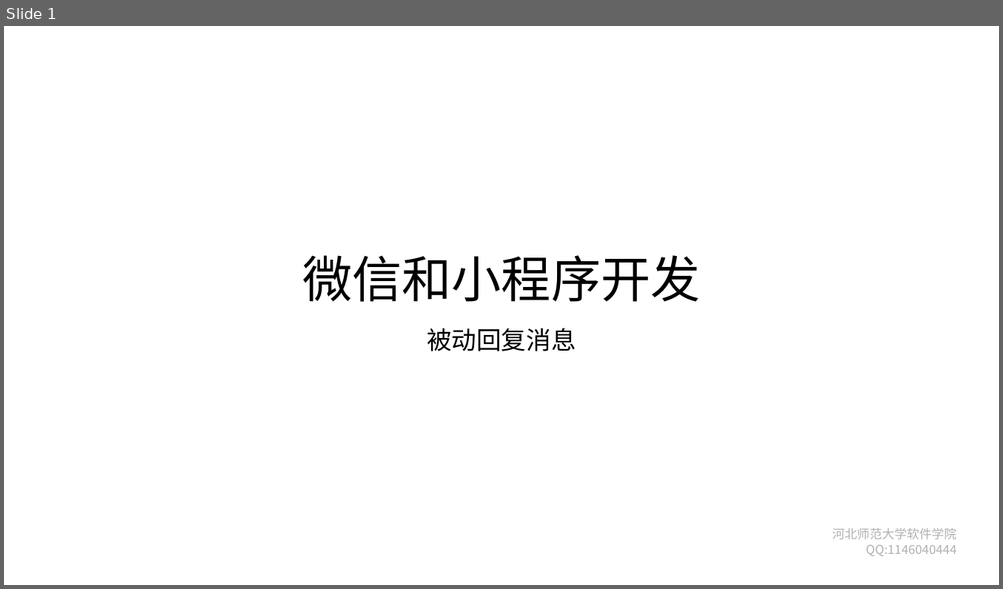
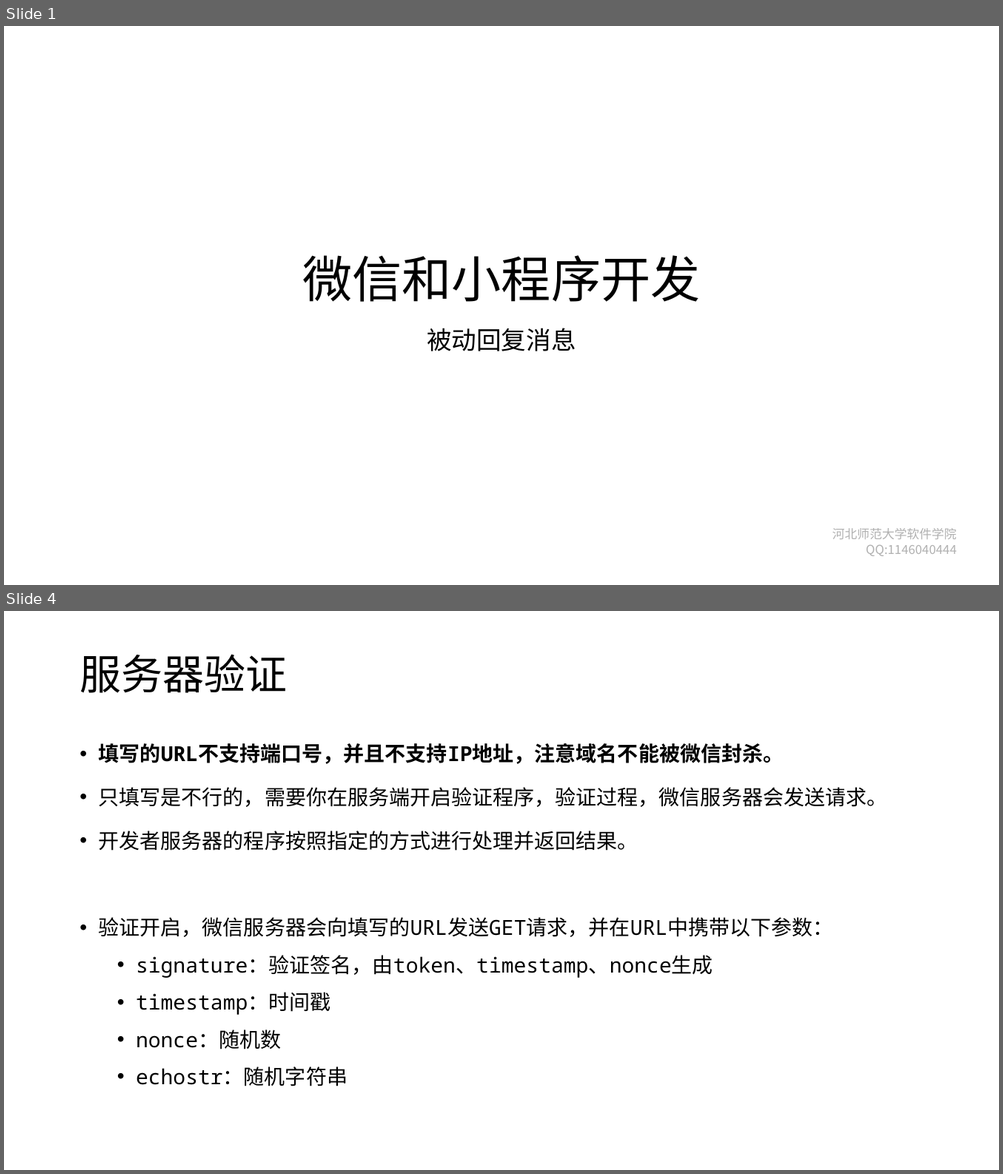
Before and after one commit to edu2act/course-wechat-and-miniprogram, a slide deck: materials/ch14/ch14-被动回复消息.pptx. Shown one above the other, each under a label of ours: slide 1 before the commit, slides 1 and 4 after it; the slides between them are not shown. The pictures are 1003x589 and 1003x1174 pixels, drawn with LibreOffice and Linux fonts; fonts in the diff are those of the drawing; background and template pictures are left out. Boxes give left, top, right and bottom in pixels: in the first picture for what was removed or moved away, otherwise in the second. Text is boxed around its words. In the diff, an @@ line names an element or a change of style, - is before the commit and + after.

```diff
--- a/materials/ch14/ch14-被动回复消息.pptx
+++ b/materials/ch14/ch14-被动回复消息.pptx
@@ slide 4 added at (x1=4, y1=611, x2=999, y2=1170), background #FFFFFF @@
@@ title added at (x1=79, y1=654, x2=287, y2=693), 40 pt, text #000000 @@
+服务器验证
@@ text added at (x1=99, y1=743, x2=888, y2=1087), 20 pt, text #000000 @@
+• 填写的URL不支持端口号，并且不支持IP地址，注意域名不能被微信封杀。
+• 只填写是不行的，需要你在服务端开启验证程序，验证过程，微信服务器会发送请求。
+• 开发者服务器的程序按照指定的方式进行处理并返回结果。
+• 验证开启，微信服务器会向填写的URL发送GET请求，并在URL中携带以下参数：
+  • signature：验证签名，由token、timestamp、nonce生成
+  • timestamp：时间戳
+  • nonce：随机数
+  • echostr：随机字符串
```
Also in this commit, not shown: 5 slides changed, 4 other slides added, 2 slides removed, 13 other files.
